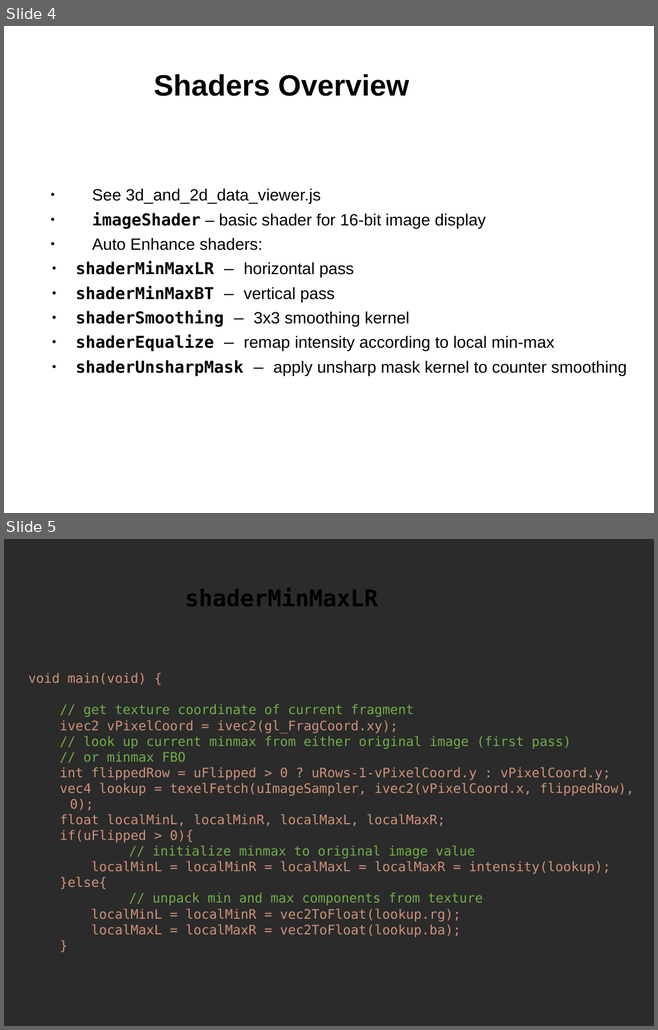
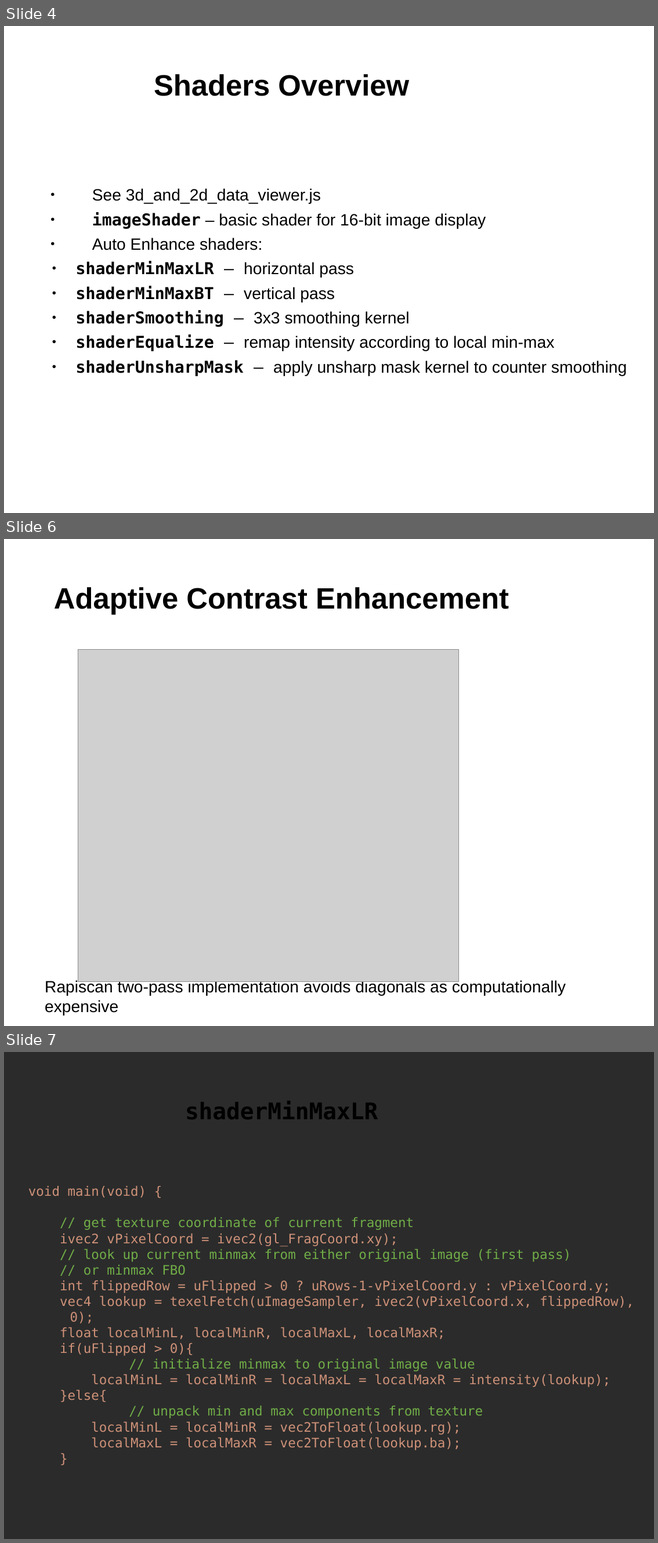
Before and after one commit to kbvis3d/rapiscan-training-2022, a slide deck: rapiscan-image-viewer.pptx. Shown one above the other, each under a label of ours: slides 4 and 5 before the commit, slides 4, 6 and 7 after it; the slides between them are not shown. The pictures are 658x1030 and 658x1543 pixels, drawn with LibreOffice and Linux fonts; fonts in the diff are those of the drawing; grey boxes stand for pictures; background and template pictures are left out; a plain dark background stands for a picture behind light text. Boxes give left, top, right and bottom in pixels: in the first picture for what was removed or moved away, otherwise in the second. Text is boxed around its words. In the diff, an @@ line names an element or a change of style, - is before the commit and + after.

```diff
--- a/rapiscan-image-viewer.pptx
+++ b/rapiscan-image-viewer.pptx
@@ slide 6 added at (4, 539, 654, 1026), background picture (left out) @@
@@ title added at (54, 587, 509, 614), 36 pt, text #000000, bold @@
+Adaptive Contrast Enhancement
@@ picture added at (78, 650, 459, 982) @@
@@ text added at (45, 980, 565, 1016), 20 pt, text #000000 @@
+Rapiscan two-pass implementation avoids diagonals as computationally expensive
@@ what was slide 5 is now slide 7 @@
```
Also in this commit, not shown: 1 other slide added, 1 other file.
